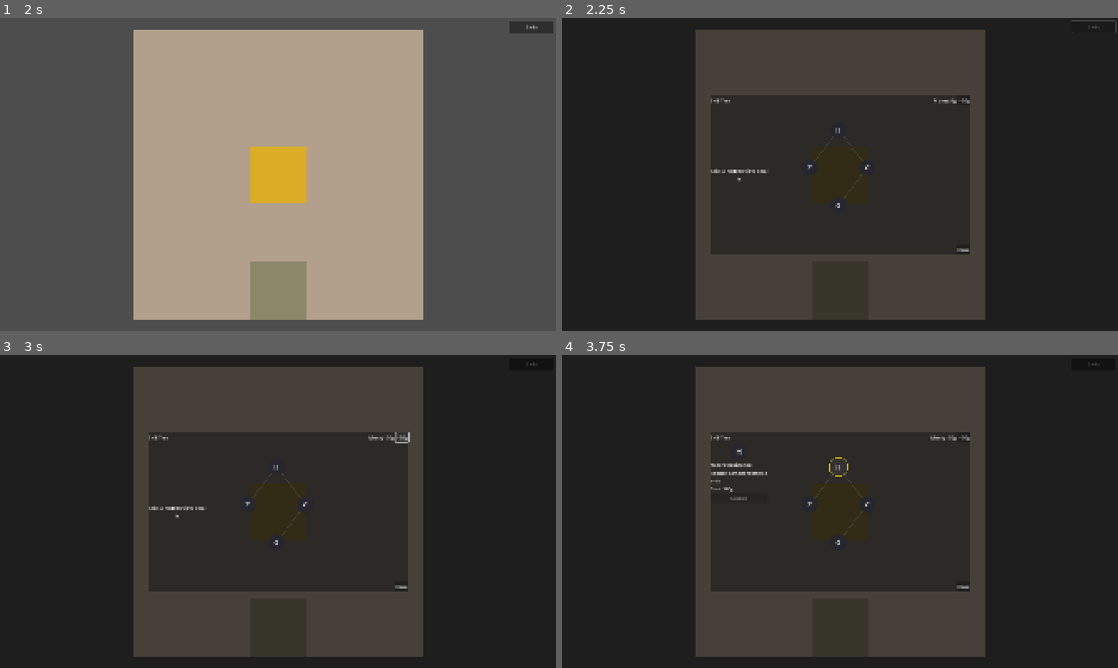
Above: before the commit, frames 1-4 (two rows, left to right).
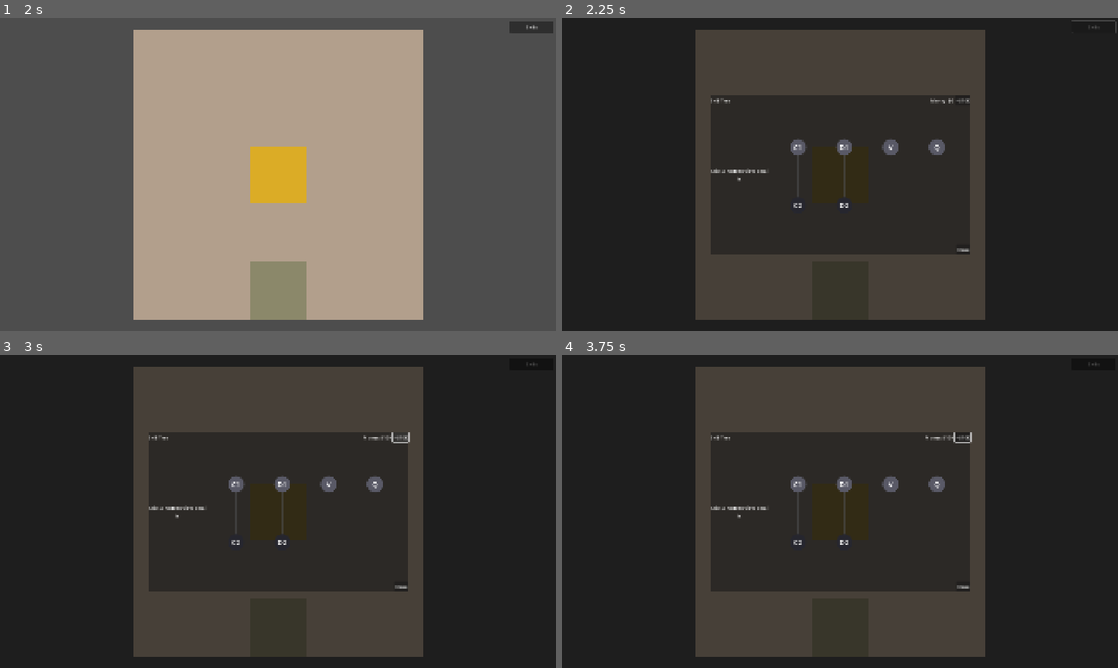
Above: after the commit, the same moments.

Repository: yuleedev/sgai-26
Game: Godot game, scene res://scenes/start_screen.tscn
Same seed, same stepped clock (60 frames per second), same inputs: the game is played once before the commit and once after it.
Inputs (mouse positions are in pixels of both pictures, inside the frame that each line leads up to):
- Up to frame 1 (2 s): click "start" at 0.5 s; click "start" at 1.25 s
- Up to frame 2 (2.25 s): click "Skills" at 2 s
- Up to frame 3 (3 s): click "+50g" (after the commit: "+$10K") at 2.75 s
- Up to frame 4 (3.75 s): click (840, 467) at 3.5 s, where only the run before the commit has a clickable "H"

Frame 1 is identical in both runs. In frame 2, 0.8% of the frame differs, in the area x 41-74%, y 25-61%; in frame 3, 0.8%; in frame 4, 1.2%, in the area x 26-74%, y 24-61%.

Commit message:
separate ladders instead of old skill tree design

Diff:
--- a/scenes/skill_tree.tscn
+++ b/scenes/skill_tree.tscn
@@ -41,12 +41,12 @@
 
 [node name="MoneyLabel" type="Label" parent="Panel/MainVBox/Header"]
 unique_name_in_owner = true
-text = "Money: 0g"
+text = "Money: $0"
 horizontal_alignment = 2
 
 [node name="EarnButton" type="Button" parent="Panel/MainVBox/Header"]
 unique_name_in_owner = true
-text = "+50g"
+text = "+$10K"
 
 [node name="ContentHBox" type="HBoxContainer" parent="Panel/MainVBox"]
 size_flags_vertical = 3
--- a/scripts/core/game_manager.gd
+++ b/scripts/core/game_manager.gd
@@ -16,19 +16,6 @@
 	Vector2i(4,0), # player
 ]
 
-# skill tree
-const SKILL_COSTS := {
-	"hazard_resistance": 100,
-	"zombie_killing": 150,
-	"cure_efficacy": 200,
-	"cargo_capacity": 300,
-}
-const SKILL_PREREQS := {
-	"hazard_resistance": [],
-	"zombie_killing": ["hazard_resistance"],
-	"cure_efficacy": ["hazard_resistance"],
-	"cargo_capacity": ["cure_efficacy"],
-}
 # set variables for assets
 @onready var grid: TileMapLayer = $Grid
 var money := 0
@@ -105,20 +92,12 @@
 func has_skill(skill: String) -> bool:
 	return skills.get(skill, false)
 
-func can_buy_skill(skill: String) -> bool:
+func buy_skill(skill: String, cost: int) -> bool:
 	if has_skill(skill):
 		return false
-	if money < SKILL_COSTS[skill]:
+	if money < cost:
 		return false
-	for prereq in SKILL_PREREQS[skill]:
-		if not has_skill(prereq):
-			return false
-	return true
-
-func buy_skill(skill: String) -> bool:
-	if not can_buy_skill(skill):
-		return false
-	money -= SKILL_COSTS[skill]
+	money -= cost
 	skills[skill] = true
 	print("Purchased upgrade: ", skill, " | Money remaining: ", money)
 	return true
--- a/scripts/ui/skill_tree.gd
+++ b/scripts/ui/skill_tree.gd
@@ -16,43 +16,64 @@
 
 const SKILLS := [
 	{
-		key = "hazard_resistance",
-		name = "Hazard Resistance",
-		desc = "Reduce damage from hazards",
-		cost = 100,
-		letter = "H",
-		pos = Vector2(240, 80),
-	},
-	{
-		key = "zombie_killing",
-		name = "Zombie Killing",
-		desc = "Take down zombies faster",
-		cost = 150,
-		letter = "Z",
-		pos = Vector2(140, 210),
-	},
-	{
-		key = "cure_efficacy",
-		name = "Cure Efficacy",
-		desc = "Each cure heals more infected",
-		cost = 200,
-		letter = "C",
-		pos = Vector2(340, 210),
-	},
-	{
-		key = "cargo_capacity",
-		name = "Cargo Capacity",
-		desc = "Carry more cure supplies per trip",
-		cost = 300,
-		letter = "G",
-		pos = Vector2(240, 340),
+		key = "better_cure_1",
+		name = "Better Cure",
+		desc = "Cure 20% → 35%",
+		cost = 100000,
+		letter = "C1",
+		pos = Vector2(100, 140),
+		prereqs = [],
+	},
+	{
+		key = "better_cure_2",
+		name = "Better Cure II",
+		desc = "Cure 35% → 50%",
+		cost = 200000,
+		letter = "C2",
+		pos = Vector2(100, 340),
+		prereqs = ["better_cure_1"],
+	},
+	{
+		key = "extra_doses_1",
+		name = "Extra Doses",
+		desc = "+5 doses",
+		cost = 80000,
+		letter = "D1",
+		pos = Vector2(260, 140),
+		prereqs = [],
+	},
+	{
+		key = "extra_doses_2",
+		name = "Extra Doses II",
+		desc = "+5 more",
+		cost = 120000,
+		letter = "D2",
+		pos = Vector2(260, 340),
+		prereqs = ["extra_doses_1"],
+	},
+	{
+		key = "rush_vaccine",
+		name = "Rush Vaccine",
+		desc = "Vaccine 3 days earlier",
+		cost = 150000,
+		letter = "V",
+		pos = Vector2(420, 140),
+		prereqs = [],
+	},
+	{
+		key = "quarantine",
+		name = "Quarantine",
+		desc = "All spread chances halved",
+		cost = 120000,
+		letter = "Q",
+		pos = Vector2(580, 140),
+		prereqs = [],
 	},
 ]
 
 const CONNECTIONS := [
-	["hazard_resistance", "zombie_killing"],
-	["hazard_resistance", "cure_efficacy"],
-	["cure_efficacy", "cargo_capacity"],
+	["better_cure_1", "better_cure_2"],
+	["extra_doses_1", "extra_doses_2"],
 ]
 
 const NODE_SIZE := 56
@@ -104,15 +125,11 @@
 		detail_buy_button.visible = false
 		detail_purchased.visible = true
 	else:
-		detail_cost.text = "Cost: " + str(skill.cost) + "g"
+		detail_cost.text = "Cost: " + _format_money(skill.cost)
 		detail_buy_button.visible = true
 		detail_purchased.visible = false
-		if gm.can_buy_skill(key):
-			detail_buy_button.disabled = false
-			detail_buy_button.text = "Buy"
-		else:
-			detail_buy_button.disabled = true
-			detail_buy_button.text = "Locked"
+		detail_buy_button.text = "Buy"
+		detail_buy_button.disabled = not _can_buy(key)
 
 	visual_tree.queue_redraw()
 
@@ -122,11 +139,39 @@
 			return s
 	return null
 
+func _prereqs_met(key: String) -> bool:
+	var skill = _get_skill(key)
+	if skill == null:
+		return false
+	var gm = get_parent()
+	for p in skill.prereqs:
+		if not gm.has_skill(p):
+			return false
+	return true
+
+func _can_buy(key: String) -> bool:
+	var gm = get_parent()
+	var skill = _get_skill(key)
+	if skill == null:
+		return false
+	if gm.has_skill(key):
+		return false
+	if not _prereqs_met(key):
+		return false
+	if gm.money < skill.cost:
+		return false
+	return true
+
+func _format_money(amount: int) -> String:
+	if amount == 0:
+		return "$0"
+	return "$" + str(amount / 1000) + "K"
+
 func _get_node_color(key: String) -> Color:
 	var gm = get_parent()
 	if gm.has_skill(key):
 		return Color(0.2, 0.7, 0.2)
-	elif gm.can_buy_skill(key):
+	elif _can_buy(key) or _prereqs_met(key):
 		return Color(0.35, 0.35, 0.4)
 	else:
 		return Color(0.15, 0.15, 0.18)
@@ -203,7 +248,7 @@
 		sb.content_margin_top = 0
 		sb.content_margin_bottom = 0
 
-		if gm.has_skill(skill.key):
+		if gm.has_skill(skill.key) or _can_buy(skill.key):
 			sb.border_width_left = 2
 			sb.border_width_right = 2
 			sb.border_width_top = 2
@@ -216,7 +261,7 @@
 
 func update_ui() -> void:
 	var gm = get_parent()
-	money_label.text = "Money: " + str(gm.money) + "g"
+	money_label.text = "Money: " + _format_money(gm.money)
 
 	update_node_colors()
 
@@ -227,12 +272,13 @@
 	if selected_key == "":
 		return
 	var gm = get_parent()
-	if gm.buy_skill(selected_key):
+	var skill = _get_skill(selected_key)
+	if skill != null and gm.buy_skill(selected_key, skill.cost):
 		update_ui()
 
 func _on_earn_pressed() -> void:
 	var gm = get_parent()
-	gm.earn_money(50)
+	gm.earn_money(10000)
 	update_ui()
 
 func _on_close_pressed() -> void:
Not shown, changed: assets/full comic.PNG.import
